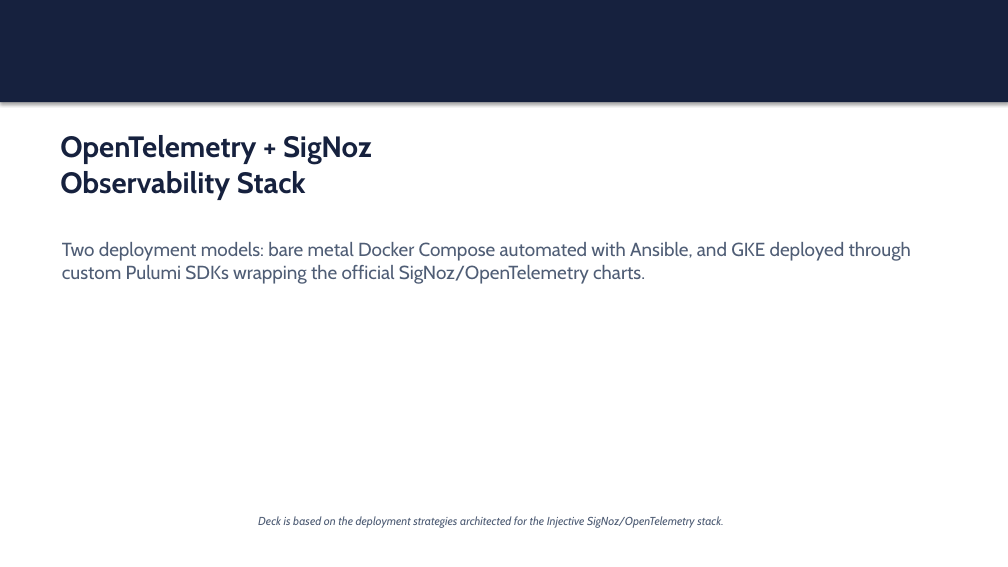
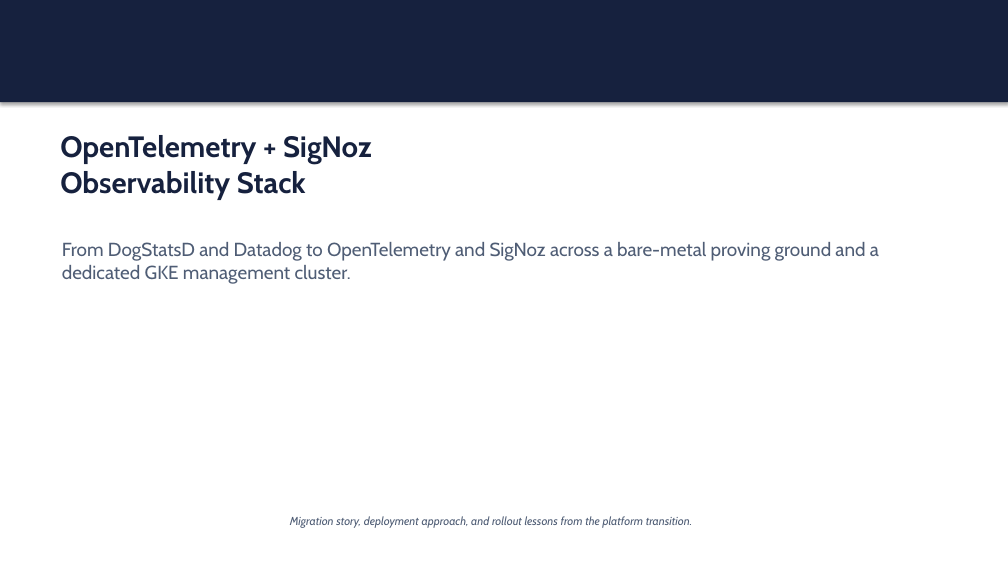
Before and after one commit to vekjja/akasa-presentation, a slide deck: slide 1 of opentelemetry-signoz-observability-stack.pptx. Drawn at 1008x567 pixels with LibreOffice and Linux fonts; fonts in the diff are those of the drawing. Boxes give left, top, right and bottom in pixels: in the first picture for what was removed or moved away, otherwise in the second. Text is boxed around its words. In the diff, an @@ line names an element or a change of style, - is before the commit and + after.

```diff
--- a/opentelemetry-signoz-observability-stack.pptx
+++ b/opentelemetry-signoz-observability-stack.pptx
@@ text at (x1=62, y1=242, x2=879, y2=284): text changed @@
-Two deployment models: bare metal Docker Compose automated with Ansible, and GKE deployed through custom Pulumi SDKs wrapping the official SigNoz/OpenTelemetry charts.
+From DogStatsD and Datadog to OpenTelemetry and SigNoz across a bare-metal proving ground and a dedicated GKE management cluster.
@@ text at (x1=290, y1=516, x2=692, y2=528): text changed @@
-Deck is based on the deployment strategies architected for the Injective SigNoz/OpenTelemetry stack.
+Migration story, deployment approach, and rollout lessons from the platform transition.
```
Also in this commit, not shown: 7 other slides changed, 1 slide added, 1 slide removed, 11 other files.
